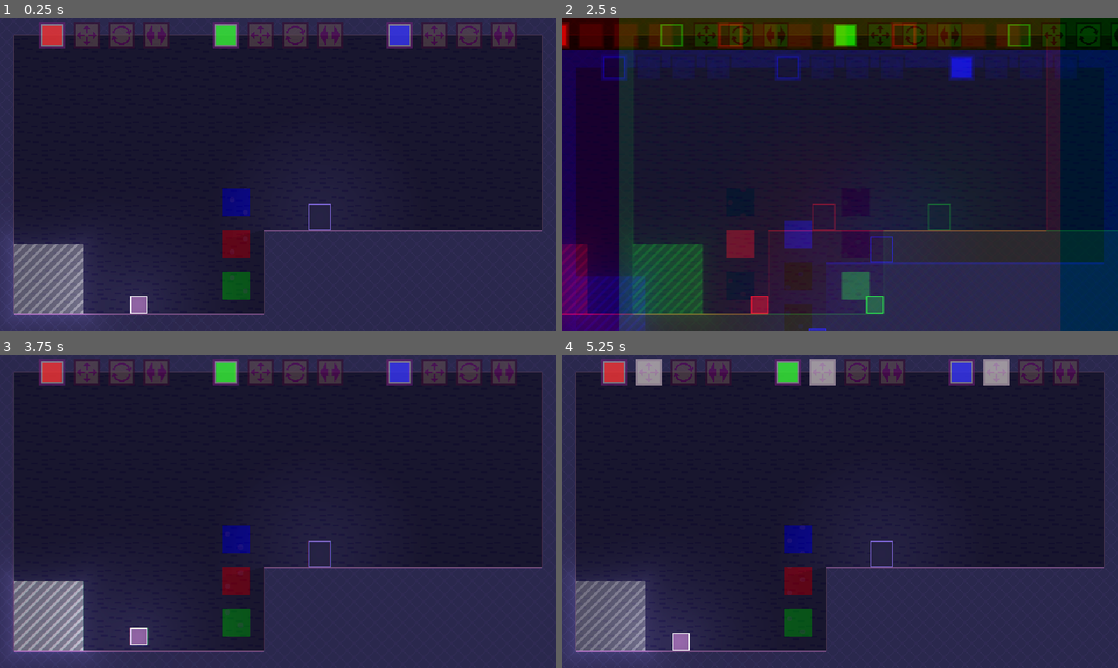
Above: before the commit, frames 1-4 (two rows, left to right).
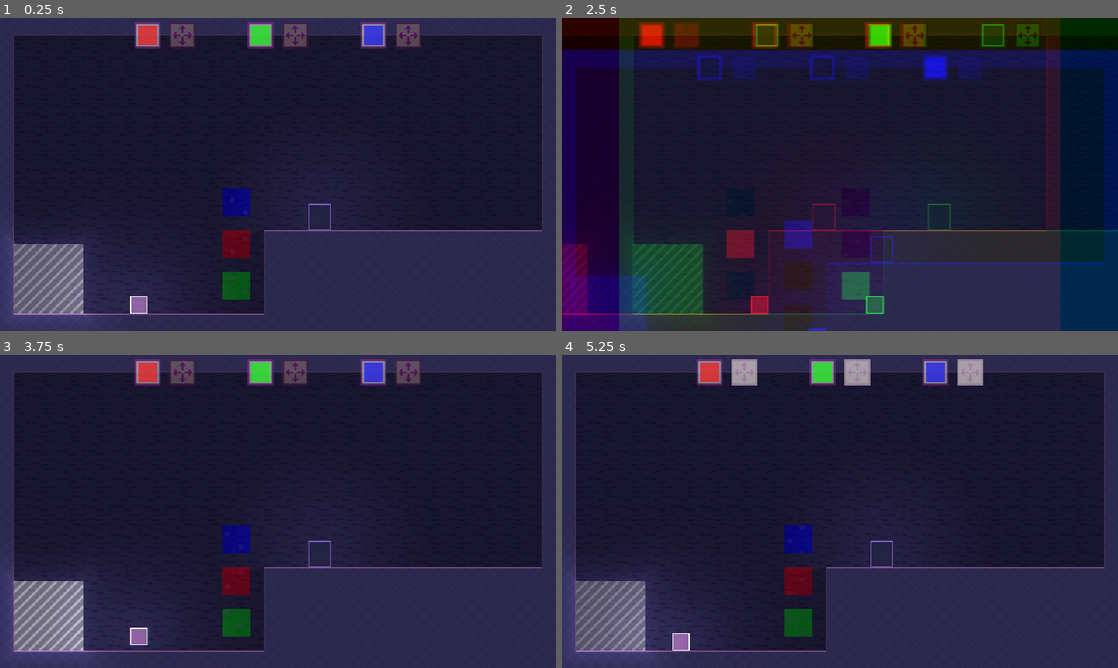
Above: after the commit, the same moments.

Repository: robotmaster/game-off-2026
Game: Godot game, scene res://scenes/rooms/moving/moving_poly_intro.tscn
Same seed, same stepped clock (60 frames per second), same inputs: the game is played once before the commit and once after it. This scene is started directly instead of the project's main scene.
Inputs:
- Up to frame 1 (0.25 s): no input
- Up to frame 2 (2.5 s): tap Enter at 0.5 s; hold Shift (move_slow) 0.53-1.28 s; hold Right (right) 0.53-2.03 s; tap B (revert_jump) at 0.77, 1.52 s; tap X (switch_edit) at 1.35 s; tap R (reset) at 2 s; hold Left (left) from 2.03 s (still down); tap Z (toggle_play) at 2.1 s
- Up to frame 3 (3.75 s): release Left (left) at 2.78 s; hold Right (right) from 2.78 s (still down); tap Shift (move_slow) at 2.85 s; tap B (revert_jump) at 3.02 s; tap X (switch_edit) at 3.6 s
- Up to frame 4 (5.25 s): tap B (revert_jump) at 3.77, 4.52 s; release Right (right) at 4.28 s; hold Left (left) 4.28-5.03 s; tap Z (toggle_play) at 4.35 s; hold Right (right) from 5.03 s (still down); hold Shift (move_slow) from 5.03 s (still down)

The runs differ from the first frame. In frame 1, 4.8% of the frame differs, in the area x 7-93%, y 1-10%; in frame 2, 6.8%, in the area x 0-100%, y 1-20%; in frame 3, 4.7%; in frame 4, 5.3%.

Commit message:
got rid of the transformation thing

Diff:
--- a/game-off-2026/scenes/dont_touch/polygon_info_ui.tscn
+++ b/game-off-2026/scenes/dont_touch/polygon_info_ui.tscn
@@ -7,26 +7,27 @@
 script = ExtResource("1_weqsq")
 
 [node name="ColorBg" type="Sprite2D" parent="." unique_id=695791868]
-position = Vector2(-60, 0)
+position = Vector2(-20, 0)
 texture = ExtResource("2_lew5o")
 hframes = 4
 
 [node name="ColorFill" type="ColorRect" parent="." unique_id=911657149]
 use_parent_material = true
-offset_left = -71.0
+offset_left = -31.0
 offset_top = -11.0
-offset_right = -49.0
+offset_right = -9.0
 offset_bottom = 11.0
 color = Color(1, 0, 0, 1)
 
 [node name="Translate" type="Sprite2D" parent="." unique_id=942880443]
 use_parent_material = true
-position = Vector2(-20, 0)
+position = Vector2(20, 0)
 texture = ExtResource("2_lew5o")
 hframes = 4
 frame = 1
 
 [node name="Rotate" type="Sprite2D" parent="." unique_id=634075983]
+visible = false
 use_parent_material = true
 position = Vector2(20, 0)
 texture = ExtResource("2_lew5o")
@@ -34,6 +35,7 @@
 frame = 2
 
 [node name="Scale" type="Sprite2D" parent="." unique_id=551556504]
+visible = false
 use_parent_material = true
 position = Vector2(60, 0)
 texture = ExtResource("2_lew5o")
@@ -50,13 +52,14 @@
 color = Color(0.6424834, 0.91948235, 0.577884, 0.63529414)
 
 [node name="WhiteHighlightTransform" type="ColorRect" parent="." unique_id=1594380896]
-offset_left = -35.0
+offset_left = 5.0
 offset_top = -15.0
-offset_right = -5.0
+offset_right = 35.0
 offset_bottom = 15.0
 pivot_offset_ratio = Vector2(0.5, 0.5)
 
 [node name="WhiteHighlightRotate" type="ColorRect" parent="." unique_id=1324322759]
+visible = false
 offset_left = 5.0
 offset_top = -15.0
 offset_right = 35.0
@@ -64,6 +67,7 @@
 pivot_offset_ratio = Vector2(0.5, 0.5)
 
 [node name="WhiteHighlightScale" type="ColorRect" parent="." unique_id=154676320]
+visible = false
 offset_left = 45.0
 offset_top = -15.0
 offset_right = 75.0
--- /dev/null
+++ b/game-off-2026/scenes/dont_touch/polygon_info_ui_copy.tscn
@@ -0,0 +1,71 @@
+[gd_scene format=3 uid="uid://dd6tbfdoe7iv7"]
+
+[ext_resource type="Script" uid="uid://r5ch0e7q6icy" path="res://scripts/polygon_info_ui_COPY_OLD.gd" id="1_eyhop"]
+[ext_resource type="Texture2D" uid="uid://ibq1rp8ensw7" path="res://sprites/polygon_transforms.png" id="2_5ksef"]
+
+[node name="PolygonInfoUI" type="Node2D" unique_id=1920260285]
+script = ExtResource("1_eyhop")
+
+[node name="ColorBg" type="Sprite2D" parent="." unique_id=695791868]
+position = Vector2(-60, 0)
+texture = ExtResource("2_5ksef")
+hframes = 4
+
+[node name="ColorFill" type="ColorRect" parent="." unique_id=911657149]
+use_parent_material = true
+offset_left = -71.0
+offset_top = -11.0
+offset_right = -49.0
+offset_bottom = 11.0
+color = Color(1, 0, 0, 1)
+
+[node name="Translate" type="Sprite2D" parent="." unique_id=942880443]
+use_parent_material = true
+position = Vector2(-20, 0)
+texture = ExtResource("2_5ksef")
+hframes = 4
+frame = 1
+
+[node name="Rotate" type="Sprite2D" parent="." unique_id=634075983]
+use_parent_material = true
+position = Vector2(20, 0)
+texture = ExtResource("2_5ksef")
+hframes = 4
+frame = 2
+
+[node name="Scale" type="Sprite2D" parent="." unique_id=551556504]
+use_parent_material = true
+position = Vector2(60, 0)
+texture = ExtResource("2_5ksef")
+hframes = 4
+frame = 3
+
+[node name="GreenHighlight" type="ColorRect" parent="." unique_id=186484038]
+use_parent_material = true
+offset_left = -35.0
+offset_top = -15.0
+offset_right = -5.0
+offset_bottom = 15.0
+pivot_offset_ratio = Vector2(0.5, 0.5)
+color = Color(0.6424834, 0.91948235, 0.577884, 0.63529414)
+
+[node name="WhiteHighlightTransform" type="ColorRect" parent="." unique_id=1594380896]
+offset_left = -35.0
+offset_top = -15.0
+offset_right = -5.0
+offset_bottom = 15.0
+pivot_offset_ratio = Vector2(0.5, 0.5)
+
+[node name="WhiteHighlightRotate" type="ColorRect" parent="." unique_id=1324322759]
+offset_left = 5.0
+offset_top = -15.0
+offset_right = 35.0
+offset_bottom = 15.0
+pivot_offset_ratio = Vector2(0.5, 0.5)
+
+[node name="WhiteHighlightScale" type="ColorRect" parent="." unique_id=154676320]
+offset_left = 45.0
+offset_top = -15.0
+offset_right = 75.0
+offset_bottom = 15.0
+pivot_offset_ratio = Vector2(0.5, 0.5)
--- a/game-off-2026/scenes/room.tscn
+++ b/game-off-2026/scenes/room.tscn
@@ -149,7 +149,7 @@
 script = SubResource("GDScript_dynfe")
 
 [node name="PolygonInfoUIRed" parent="CanvasLayer" unique_id=1920260285 node_paths=PackedStringArray("Room", "node_representing") instance=ExtResource("15_vfrn5")]
-position = Vector2(-200, -160)
+position = Vector2(-130, -160)
 Room = NodePath("../..")
 color_representing = Color(1, 0, 0, 1)
 node_representing = NodePath("../../MainPolygons/PolygonCanvas/Red")
@@ -161,7 +161,7 @@
 node_representing = NodePath("../../MainPolygons/PolygonCanvas/Green")
 
 [node name="PolygonInfoUIBlue" parent="CanvasLayer" unique_id=1372237776 node_paths=PackedStringArray("Room", "node_representing") instance=ExtResource("15_vfrn5")]
-position = Vector2(200, -160)
+position = Vector2(130, -160)
 Room = NodePath("../..")
 color_representing = Color(0, 0, 1, 1)
 node_representing = NodePath("../../MainPolygons/PolygonCanvas/Blue")
--- a/game-off-2026/scripts/polygon_info_ui.gd
+++ b/game-off-2026/scripts/polygon_info_ui.gd
@@ -4,7 +4,7 @@
 @export var color_representing : Color
 @export var node_representing : PolygonParent
 
-const OFF_MODULATE = Color(0.5, 0.4, 0.4)
+const OFF_MODULATE = Color(0.6, 0.5, 0.5)
 const PLAYING_MODULATE = Color(1, 1, 1, 0.6)
 const EDITING_MODULATE = Color(1, 1, 1, 0.85)
 
@@ -14,8 +14,8 @@
 const WHITE_HIGHLIGHT_HOLD_TIME = 0.2
 
 var transform_highlight_interpolate_timer := 0.0
-var rotate_highlight_interpolate_timer := 0.0
-var scale_highlight_interpolate_timer := 0.0
+#var rotate_highlight_interpolate_timer := 0.0
+#var scale_highlight_interpolate_timer := 0.0
 
 func _ready() -> void:
 	Room.allowed_transformed_changed.connect.call_deferred(_flash_highlight)
@@ -46,16 +46,6 @@
 			if Room.is_editing and Room.transform_editing_index == allowed_transform_index:
 				$GreenHighlight.position = $Translate.position - $GreenHighlight.size / 2
 				$GreenHighlight.visible = true
-		if allowed_transform["transform"] == Room.PolygonTransforms.Rotate:
-			$Rotate.modulate = Color(1, 1, 1)
-			if Room.is_editing and Room.transform_editing_index == allowed_transform_index:
-				$GreenHighlight.position = $Rotate.position - $GreenHighlight.size / 2
-				$GreenHighlight.visible = true
-		if allowed_transform["transform"] == Room.PolygonTransforms.Scale:
-			$Scale.modulate = Color(1, 1, 1)
-			if Room.is_editing and Room.transform_editing_index == allowed_transform_index:
-				$GreenHighlight.position = $Scale.position - $GreenHighlight.size / 2
-				$GreenHighlight.visible = true
 
 	transform_highlight_interpolate_timer -= delta
 	if transform_highlight_interpolate_timer > WHITE_HIGHLIGHT_INTERPOLATE_TIME - WHITE_HIGHLIGHT_HOLD_TIME:
@@ -65,23 +55,6 @@
 	else:
 		$WhiteHighlightTransform.modulate.a = 0
 
-	rotate_highlight_interpolate_timer -= delta
-	if rotate_highlight_interpolate_timer > WHITE_HIGHLIGHT_INTERPOLATE_TIME - WHITE_HIGHLIGHT_HOLD_TIME:
-		$WhiteHighlightRotate.modulate.a = white_highlight_highest_alpha
-	if rotate_highlight_interpolate_timer > 0:
-		$WhiteHighlightRotate.modulate.a = rotate_highlight_interpolate_timer / (WHITE_HIGHLIGHT_INTERPOLATE_TIME - WHITE_HIGHLIGHT_HOLD_TIME) * white_highlight_highest_alpha
-	else:
-		$WhiteHighlightRotate.modulate.a = 0
-
-	scale_highlight_interpolate_timer -= delta
-	if scale_highlight_interpolate_timer > WHITE_HIGHLIGHT_INTERPOLATE_TIME - WHITE_HIGHLIGHT_HOLD_TIME:
-		$WhiteHighlightScale.modulate.a = white_highlight_highest_alpha
-	elif scale_highlight_interpolate_timer > 0:
-		$WhiteHighlightScale.modulate.a = scale_highlight_interpolate_timer / (WHITE_HIGHLIGHT_INTERPOLATE_TIME - WHITE_HIGHLIGHT_HOLD_TIME) * white_highlight_highest_alpha
-	else:
-		$WhiteHighlightScale.modulate.a = 0
-
-
 
 func _flash_highlight() -> void:
 	for allowed_transform in Room.allowed_polygon_transforms:
@@ -90,10 +63,6 @@
 
 		if allowed_transform["transform"] == Room.PolygonTransforms.Translate:
 			transform_highlight_interpolate_timer = WHITE_HIGHLIGHT_INTERPOLATE_TIME
-		if allowed_transform["transform"] == Room.PolygonTransforms.Rotate:
-			rotate_highlight_interpolate_timer = WHITE_HIGHLIGHT_INTERPOLATE_TIME
-		if allowed_transform["transform"] == Room.PolygonTransforms.Scale:
-			scale_highlight_interpolate_timer = WHITE_HIGHLIGHT_INTERPOLATE_TIME
 
 func _flash_editing() -> void:
 	var transform_editing : Dictionary = Room.allowed_polygon_transforms[Room.transform_editing_index]
@@ -102,9 +71,3 @@
 
 	if transform_editing["transform"] == Room.PolygonTransforms.Translate:
 		transform_highlight_interpolate_timer = WHITE_HIGHLIGHT_INTERPOLATE_TIME
-
-	if transform_editing["transform"] == Room.PolygonTransforms.Rotate:
-		rotate_highlight_interpolate_timer = WHITE_HIGHLIGHT_INTERPOLATE_TIME
-
-	if transform_editing["transform"] == Room.PolygonTransforms.Scale:
-		scale_highlight_interpolate_timer = WHITE_HIGHLIGHT_INTERPOLATE_TIME
--- /dev/null
+++ b/game-off-2026/scripts/polygon_info_ui_COPY_OLD.gd
@@ -0,0 +1,110 @@
+extends Node2D
+
+@export var Room : RoomRoot
+@export var color_representing : Color
+@export var node_representing : PolygonParent
+
+const OFF_MODULATE = Color(0.5, 0.4, 0.4)
+const PLAYING_MODULATE = Color(1, 1, 1, 0.6)
+const EDITING_MODULATE = Color(1, 1, 1, 0.85)
+
+@export var white_highlight_highest_alpha := 0.8
+
+const WHITE_HIGHLIGHT_INTERPOLATE_TIME = 0.6
+const WHITE_HIGHLIGHT_HOLD_TIME = 0.2
+
+var transform_highlight_interpolate_timer := 0.0
+var rotate_highlight_interpolate_timer := 0.0
+var scale_highlight_interpolate_timer := 0.0
+
+func _ready() -> void:
+	Room.allowed_transformed_changed.connect.call_deferred(_flash_highlight)
+	Room.editing_changed.connect.call_deferred(_flash_editing.call_deferred)
+
+func _process(delta: float) -> void:
+	if Room.is_editing:
+		modulate = EDITING_MODULATE
+	else:
+		modulate = PLAYING_MODULATE
+
+
+
+	$ColorFill.color = color_representing
+
+	$Translate.modulate = OFF_MODULATE
+	$Rotate.modulate = OFF_MODULATE
+	$Scale.modulate = OFF_MODULATE
+
+	$GreenHighlight.global_position = Vector2(999999, 999999)
+	for allowed_transform_index in range(len(Room.allowed_polygon_transforms)):
+		var allowed_transform = Room.allowed_polygon_transforms[allowed_transform_index]
+		if allowed_transform["node"] != node_representing:
+			continue
+
+		if allowed_transform["transform"] == Room.PolygonTransforms.Translate:
+			$Translate.modulate = Color(1, 1, 1)
+			if Room.is_editing and Room.transform_editing_index == allowed_transform_index:
+				$GreenHighlight.position = $Translate.position - $GreenHighlight.size / 2
+				$GreenHighlight.visible = true
+		if allowed_transform["transform"] == Room.PolygonTransforms.Rotate:
+			$Rotate.modulate = Color(1, 1, 1)
+			if Room.is_editing and Room.transform_editing_index == allowed_transform_index:
+				$GreenHighlight.position = $Rotate.position - $GreenHighlight.size / 2
+				$GreenHighlight.visible = true
+		if allowed_transform["transform"] == Room.PolygonTransforms.Scale:
+			$Scale.modulate = Color(1, 1, 1)
+			if Room.is_editing and Room.transform_editing_index == allowed_transform_index:
+				$GreenHighlight.position = $Scale.position - $GreenHighlight.size / 2
+				$GreenHighlight.visible = true
+
+	transform_highlight_interpolate_timer -= delta
+	if transform_highlight_interpolate_timer > WHITE_HIGHLIGHT_INTERPOLATE_TIME - WHITE_HIGHLIGHT_HOLD_TIME:
+		$WhiteHighlightTransform.modulate.a = white_highlight_highest_alpha
+	elif transform_highlight_interpolate_timer > 0:
+		$WhiteHighlightTransform.modulate.a = transform_highlight_interpolate_timer / (WHITE_HIGHLIGHT_INTERPOLATE_TIME - WHITE_HIGHLIGHT_HOLD_TIME) * white_highlight_highest_alpha
+	else:
+		$WhiteHighlightTransform.modulate.a = 0
+
+	rotate_highlight_interpolate_timer -= delta
+	if rotate_highlight_interpolate_timer > WHITE_HIGHLIGHT_INTERPOLATE_TIME - WHITE_HIGHLIGHT_HOLD_TIME:
+		$WhiteHighlightRotate.modulate.a = white_highlight_highest_alpha
+	if rotate_highlight_interpolate_timer > 0:
+		$WhiteHighlightRotate.modulate.a = rotate_highlight_interpolate_timer / (WHITE_HIGHLIGHT_INTERPOLATE_TIME - WHITE_HIGHLIGHT_HOLD_TIME) * white_highlight_highest_alpha
+	else:
+		$WhiteHighlightRotate.modulate.a = 0
+
+	scale_highlight_interpolate_timer -= delta
+	if scale_highlight_interpolate_timer > WHITE_HIGHLIGHT_INTERPOLATE_TIME - WHITE_HIGHLIGHT_HOLD_TIME:
+		$WhiteHighlightScale.modulate.a = white_highlight_highest_alpha
+	elif scale_highlight_interpolate_timer > 0:
+		$WhiteHighlightScale.modulate.a = scale_highlight_interpolate_timer / (WHITE_HIGHLIGHT_INTERPOLATE_TIME - WHITE_HIGHLIGHT_HOLD_TIME) * white_highlight_highest_alpha
+	else:
+		$WhiteHighlightScale.modulate.a = 0
+
+
+
+func _flash_highlight() -> void:
+	for allowed_transform in Room.allowed_polygon_transforms:
+		if allowed_transform["node"] != node_representing:
+			continue
+
+		if allowed_transform["transform"] == Room.PolygonTransforms.Translate:
+			transform_highlight_interpolate_timer = WHITE_HIGHLIGHT_INTERPOLATE_TIME
+		if allowed_transform["transform"] == Room.PolygonTransforms.Rotate:
+			rotate_highlight_interpolate_timer = WHITE_HIGHLIGHT_INTERPOLATE_TIME
+		if allowed_transform["transform"] == Room.PolygonTransforms.Scale:
+			scale_highlight_interpolate_timer = WHITE_HIGHLIGHT_INTERPOLATE_TIME
+
+func _flash_editing() -> void:
+	var transform_editing : Dictionary = Room.allowed_polygon_transforms[Room.transform_editing_index]
+	if transform_editing["node"] != node_representing:
+		return
+
+	if transform_editing["transform"] == Room.PolygonTransforms.Translate:
+		transform_highlight_interpolate_timer = WHITE_HIGHLIGHT_INTERPOLATE_TIME
+
+	if transform_editing["transform"] == Room.PolygonTransforms.Rotate:
+		rotate_highlight_interpolate_timer = WHITE_HIGHLIGHT_INTERPOLATE_TIME
+
+	if transform_editing["transform"] == Room.PolygonTransforms.Scale:
+		scale_highlight_interpolate_timer = WHITE_HIGHLIGHT_INTERPOLATE_TIME
Not shown, added: game-off-2026/scripts/polygon_info_ui_COPY_OLD.gd.uid
Binary file changed: game-off-2026/sprites/polygon_transforms.aseprite
Binary file changed: game-off-2026/sprites/polygon_transforms.png
